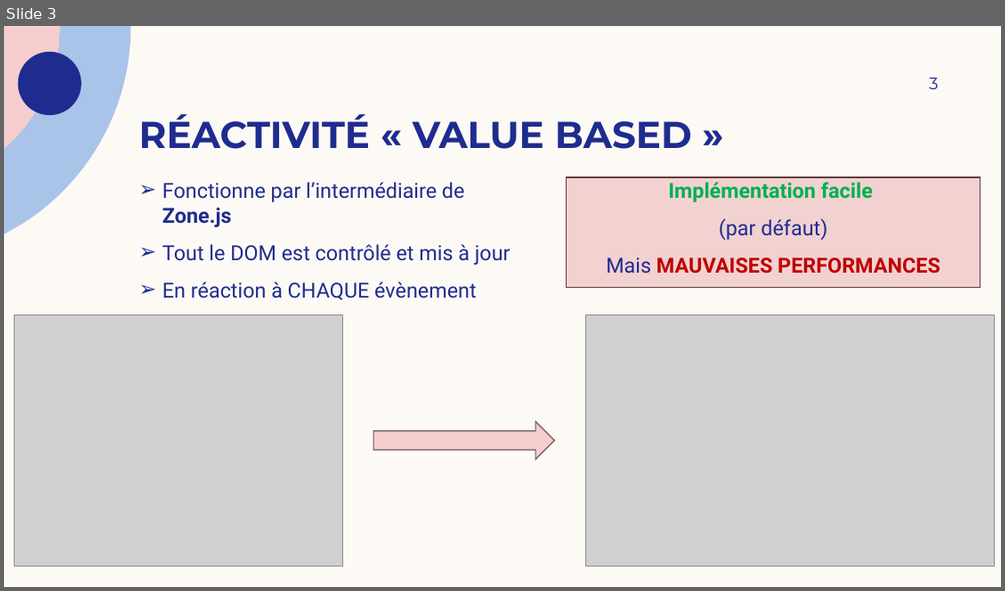
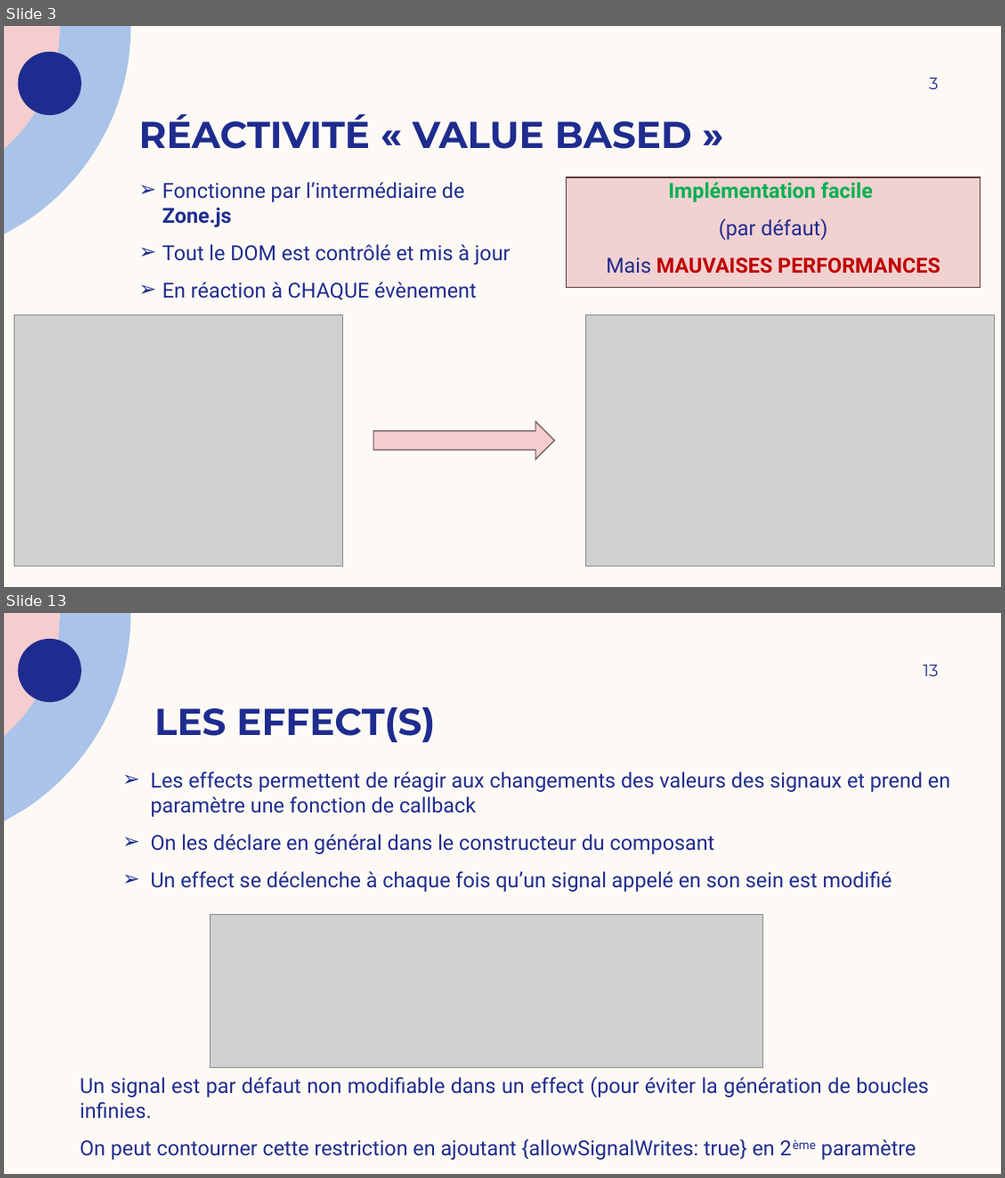
Before and after one commit to JeromeD1/angular-signaux, a slide deck: Angular signals - présentation.pptx. Shown one above the other, each under a label of ours: slide 3 before the commit, slides 3 and 13 after it; the slides between them are not shown. The pictures are 1005x591 and 1005x1178 pixels, drawn with LibreOffice and Linux fonts; fonts in the diff are those of the drawing; grey boxes stand for pictures. Boxes give left, top, right and bottom in pixels: in the first picture for what was removed or moved away, otherwise in the second. Text is boxed around its words. In the diff, an @@ line names an element or a change of style, - is before the commit and + after.

```diff
--- a/Angular signals - présentation.pptx
+++ b/Angular signals - présentation.pptx
@@ slide 13 added at (4, 613, 1001, 1174), background #FDFAF6; not listed: 3 template elements that a slide beside it also shows @@
@@ page number added at (922, 665, 938, 676), 16 pt, text #1F2C8F @@
+13
@@ title added at (154, 707, 435, 742), 36 pt, text #1F2C8F, bold @@
+LES EFFECT(S)
@@ text added at (151, 771, 950, 892), 20 pt, text #1F2C8F @@
+➢ Les effects permettent de réagir aux changements des valeurs des signaux et prend en paramètre une fonction de callback
+➢ On les déclare en général dans le constructeur du composant
+➢ Un effect se déclenche à chaque fois qu’un signal appelé en son sein est modifié
@@ picture added at (210, 914, 763, 1067) @@
@@ text added at (80, 1076, 929, 1159), 20 pt, text #202C8F @@
+Un signal est par défaut non modifiable dans un effect (pour éviter la génération de boucles infinies.
+On peut contourner cette restriction en ajoutant {allowSignalWrites: true} en 2ème paramètre
```
Also in this commit, not shown: 1 slide changed, 11 other slides added, 1 slide removed, 2 other files.
